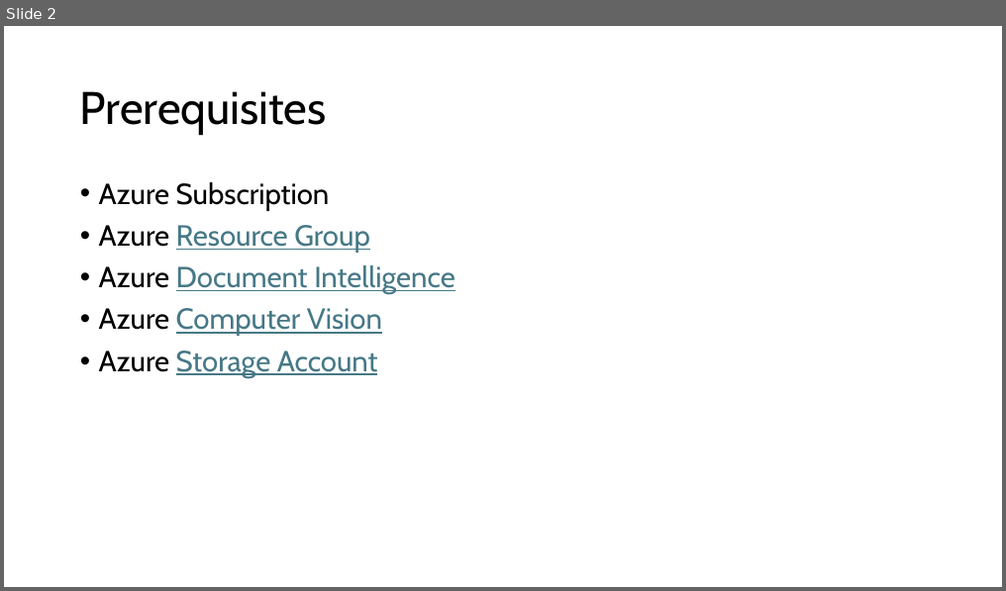
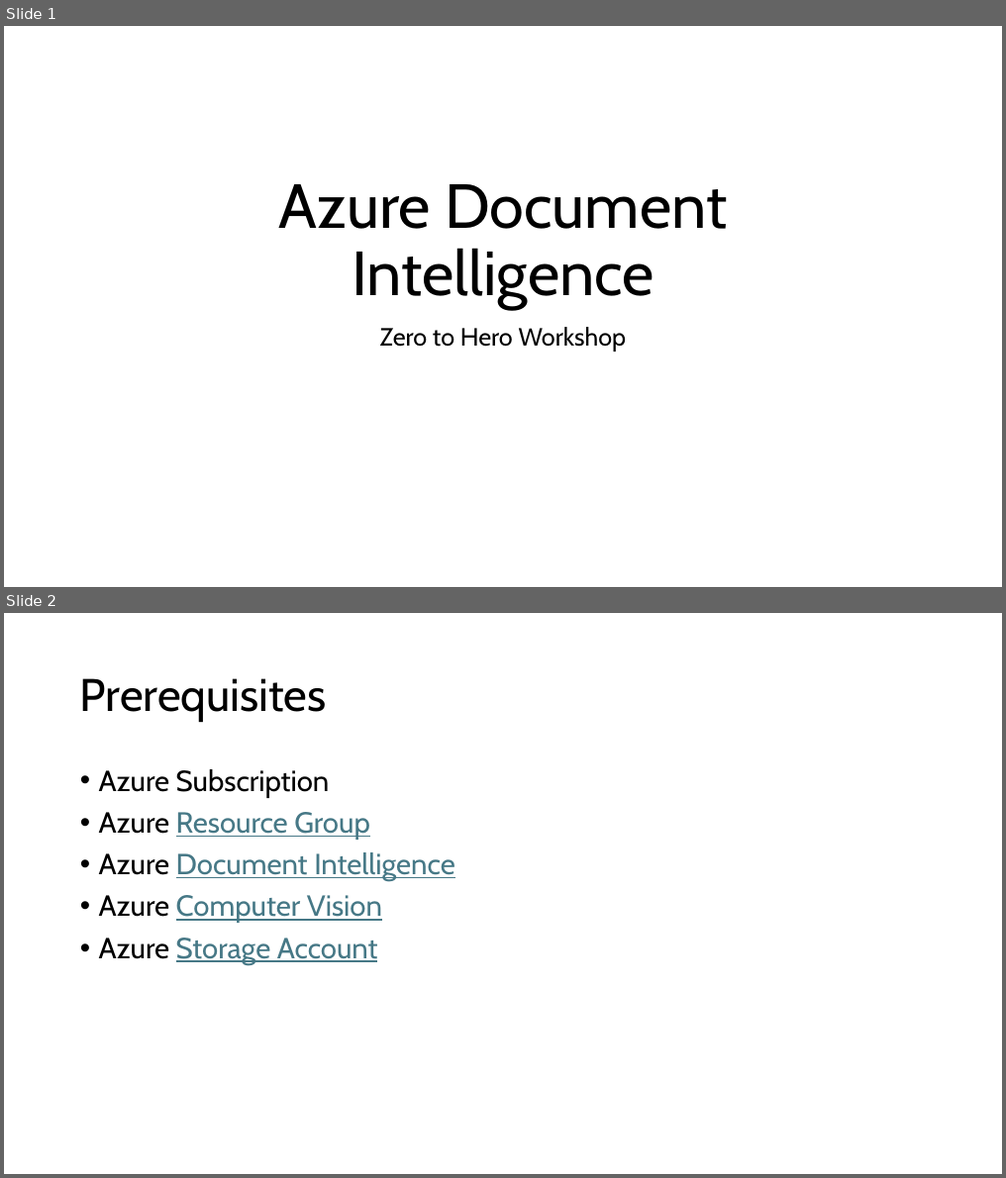
Before and after one commit to peterperov/DocumentIntelligence, a slide deck: Document OCR Demo.pptx. Shown one above the other, each under a label of ours: slide 2 before the commit, slides 1 and 2 after it. The pictures are 1006x591 and 1006x1178 pixels, drawn with LibreOffice and Linux fonts; fonts in the diff are those of the drawing. Boxes give left, top, right and bottom in pixels: in the first picture for what was removed or moved away, otherwise in the second. Text is boxed around its words. In the diff, an @@ line names an element or a change of style, - is before the commit and + after.

```diff
--- a/Document OCR Demo.pptx
+++ b/Document OCR Demo.pptx
@@ slide 1 added at (4,26,1002,587), background #FFFFFF @@
@@ title added at (279,184,727,310), 60 pt, text #000000 @@
+Azure Document Intelligence
@@ subtitle added at (380,327,627,352), 24 pt, text #000000 @@
+Zero to Hero Workshop
```
Also in this commit, not shown: 1 slide removed, 1 other file.
